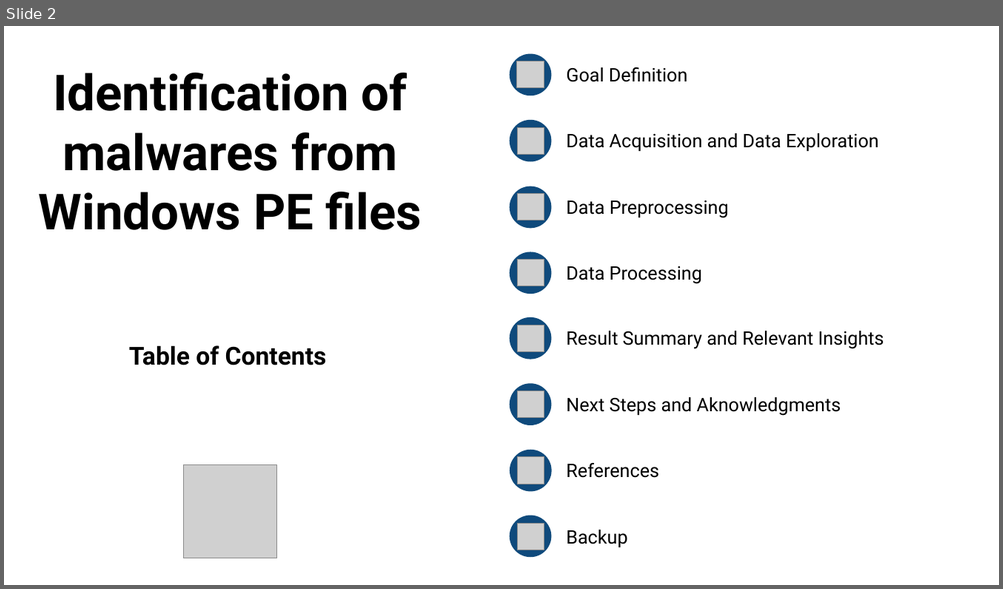
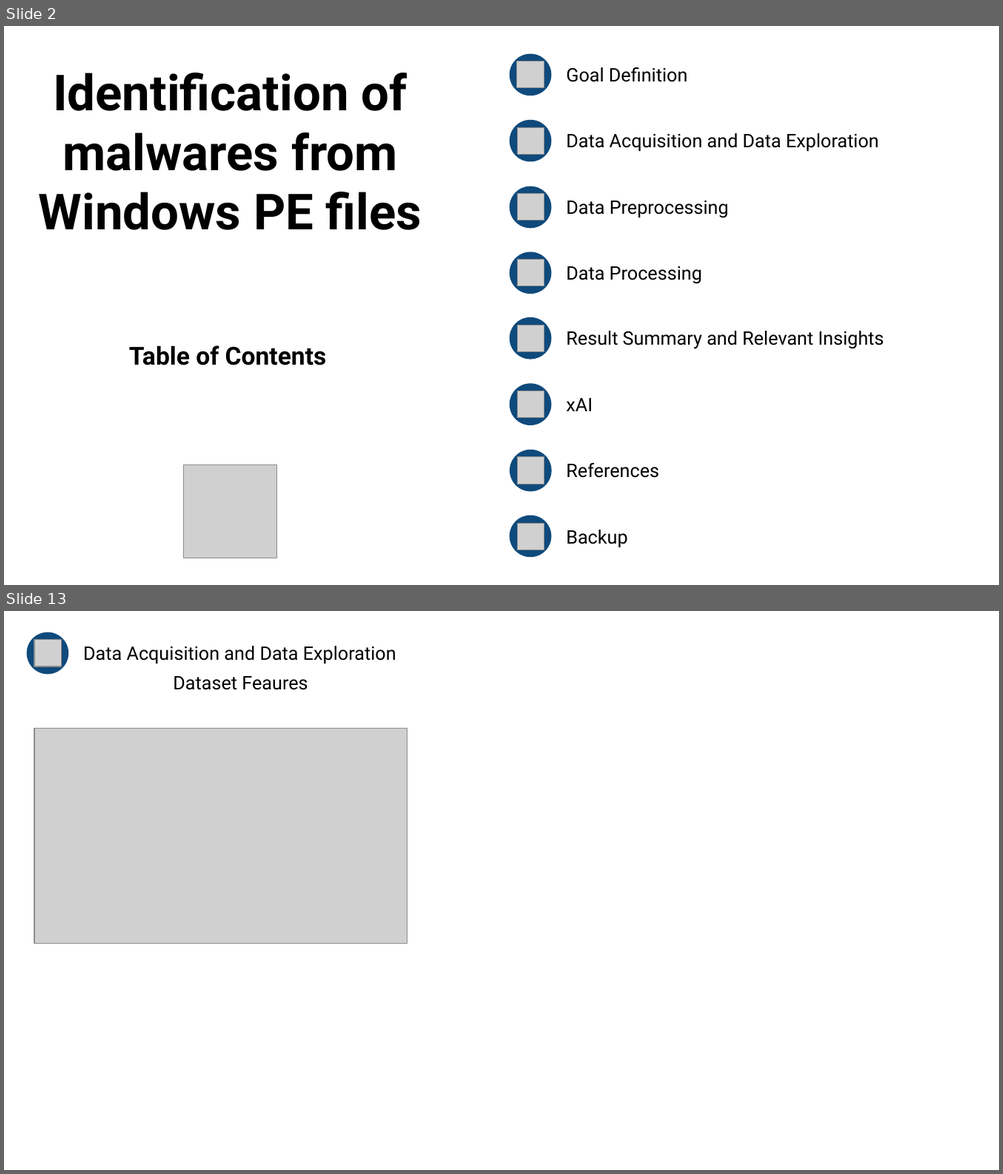
Before and after one commit to LombardiGiacomo/AI_Project_24-25, a slide deck: Slides.pptx. Shown one above the other, each under a label of ours: slide 2 before the commit, slides 2 and 13 after it; the slides between them are not shown. The pictures are 1003x589 and 1003x1174 pixels, drawn with LibreOffice and Linux fonts; fonts in the diff are those of the drawing; grey boxes stand for pictures. Boxes give left, top, right and bottom in pixels: in the first picture for what was removed or moved away, otherwise in the second. Text is boxed around its words. In the diff, an @@ line names an element or a change of style, - is before the commit and + after.

```diff
--- a/Slides.pptx
+++ b/Slides.pptx
@@ slide 13 added at box(4, 611, 999, 1170), background #FFFFFF @@
@@ ellipse added at box(26, 632, 68, 674), fill #0F4A7C @@
@@ picture added at box(34, 640, 62, 667) @@
@@ text added at box(83, 646, 396, 664), 18 pt, text #000000 @@
+Data Acquisition and Data Exploration
@@ text added at box(173, 676, 307, 690), 18 pt, text #000000 @@
+Dataset Feaures
@@ picture added at box(34, 728, 407, 944) @@
@@ slide 2 changed as well @@
@@ text removed at box(566, 397, 841, 416) @@
-Next Steps and Aknowledgments
@@ text added at box(566, 398, 592, 412), 18 pt, text #000000 @@
+xAI
```
Also in this commit, not shown: 1 other slide changed, 20 other slides added, 3 other files.
